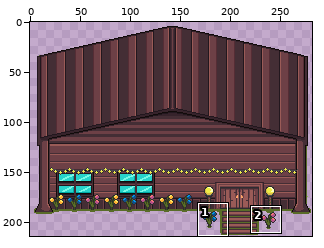
A sprite sheet gets an edit: GotoGameJamProject/Assets/Art/Sprites/Building/hotel.png. Above: a wide view before the commit, with the close-up outlined.
Close-up. Before the commit:
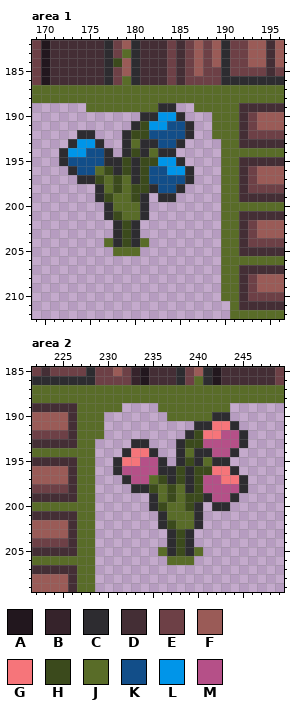
The file is 282x214 pixels. Shown: area 1: x 169..196, y 182..212; area 2: x 222..249, y 185..209.
Palette (. is transparent): A #22171e  B #36232b  C #2d2c30  D #442e35  E #6d4046  F #9a5b57  G #f6757a  H #3b4a1c  J #596c28  K #124e89  L #0095e9  M #b55088
Pixels before, area 1, first column x 169:
182 EADDDDDDCEFCDDDEDEFEFCEEFFDF
183 EADDDDDDCEJCDDDEDEFEFCEEFFDF
184 EADDDDDDCHFCDDDEDEFEFCEEFFDF
185 EADDDDDDCEFCDDDEDEFEECEEEEDE
186 EADDDDDDCEJCDDDEDEEEECCCCCCC
187 JJJJJJJJJJJJJJJJJJJJJJJJJJJJ
188 JJJJJJJJJJJJJJJJJJJJJJJJJJJJ
189 ......JJJJJJJJCC..JJJJJDDDDD
190 ............CCLLC...JJJDEFFF
191 ...........CHLLKKC..JJJDEFFF
192 .....CC...CHHKKKKC..JJJDEEEE
193 ....CLLC..CJCCKKC....JJDDDDD
194 ...CLLKKC.CHCJCC.....JJJJJJJ
195 ...CKKKKCCHCHHLLC....JJDDDDD
196 ....CKKJHCHCHKKLLC...JJDEFFF
197 .....CCHJHJCHKKKKC...JJDEFFF
198 .......CJHJHHCKKC....JJDEEEE
199 .......CHJJHC.CC.....JJDDDDD
200 ........CJJJC........JJJJJJJ
201 ........CHJJC........JJDDDDD
202 .........CHC.........JJDEFFF
203 .........CHC.........JJDEFFF
204 ........JCHCJ........JJDEEEE
205 .........JJJ.........JJDDDDD
206 .....................JJJJJJJ
207 .....................JJDDDDD
208 .....................JJDEFFF
209 .....................JJDEFFF
210 .....................JJDEEEE
211 ......................JDDDDD
212 ......................JJJJJJ
Pixels before, area 2, first column x 222:
185 EDEEEECEEFEBADDDCEFCADDDDDDE
186 CCCCCCCEEEEBADDDCEJCADDDDDDE
187 JJJJJJJJJJJJJJJJJJJJJJJJJJJJ
188 JJJJJJJJJJJJJJJJJJJJJJJJJJJJ
189 DDDDDJJJJJ....JJJJJJJJ......
190 FFFFDJJJ.......JJJJJCC......
191 FFFFDJJJ..........CCGGC.....
192 EEEEDJJJ.........CHGGMMC....
193 DDDDDJJ....CC...CHHMMMMC....
194 JJJJJJJ...CGGC..CJCCMMC.....
195 DDDDDJJ..CGGMMC.CHCJCC......
196 FFFFDJJ..CMMMMCCHCHHGGC.....
197 FFFFDJJ...CMMJHCHCHMMGGC....
198 EEEEDJJ....CCHJHJCHMMMMC....
199 DDDDDJJ......CJHJHHCMMC.....
200 JJJJJJJ......CHJJHC.CC......
201 DDDDDJJ.......CJJJC.........
202 FFFFDJJ.......CHJJC.........
203 FFFFDJJ........CHC..........
204 EEEEDJJ........CHC..........
205 DDDDDJJ.......JCHCJ.........
206 JJJJJJJ........JJJ..........
207 DDDDDJJ.....................
208 FFFFDJJ.....................
209 FFFFDJJ.....................
After:
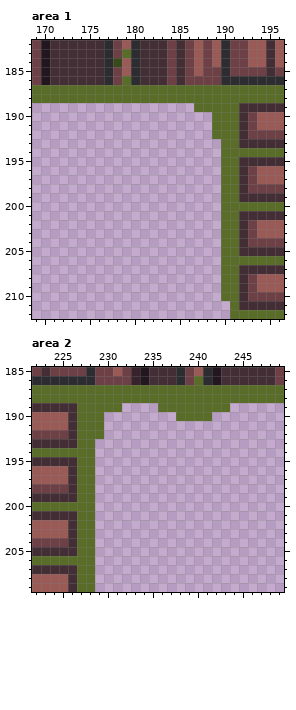
Diff:
Area 1:
y 189: x 175..184 JJJJJJJJCC -> ..........
y 190: x 181..185 CCLLC -> .....
y 191: x 180..186 CHLLKKC -> .......
y 192: x 174..175 CC -> ..; x 179..186 CHHKKKKC -> ........
y 193: x 173..176 CLLC -> ....; x 179..185 CJCCKKC -> .......
y 194: x 172..177 CLLKKC -> ......; x 179..184 CHCJCC -> ......
y 195: x 172..185 CKKKKCCHCHHLLC -> ..............
y 196: x 173..186 CKKJHCHCHKKLLC -> ..............
y 197: x 174..186 CCHJHJCHKKKKC -> .............
y 198: x 176..185 CJHJHHCKKC -> ..........
y 199: x 176..181 CHJJHC -> ......; x 183..184 CC -> ..
y 200: x 177..181 CJJJC -> .....
y 201: x 177..181 CHJJC -> .....
y 202..203: x 178..180 CHC -> ...
y 204: x 177..181 JCHCJ -> .....
y 205: x 178..180 JJJ -> ...
Area 2:
y 190: x 237 J -> .; x 242..243 CC -> ..
y 191: x 240..244 CCGGC -> .....
y 192: x 239..245 CHGGMMC -> .......
y 193: x 233..234 CC -> ..; x 238..245 CHHMMMMC -> ........
y 194: x 232..235 CGGC -> ....; x 238..244 CJCCMMC -> .......
y 195: x 231..236 CGGMMC -> ......; x 238..243 CHCJCC -> ......
y 196: x 231..244 CMMMMCCHCHHGGC -> ..............
y 197: x 232..245 CMMJHCHCHMMGGC -> ..............
y 198: x 233..245 CCHJHJCHMMMMC -> .............
y 199: x 235..244 CJHJHHCMMC -> ..........
y 200: x 235..240 CHJJHC -> ......; x 242..243 CC -> ..
y 201: x 236..240 CJJJC -> .....
y 202: x 236..240 CHJJC -> .....
y 203..204: x 237..239 CHC -> ...
y 205: x 236..240 JCHCJ -> .....
y 206: x 237..239 JJJ -> ...
Boxes around the changes in both close-ups, in picture pixels (x1, y1, x2, y2):
erased: (59, 103, 194, 256)
erased: (113, 412, 248, 565)
